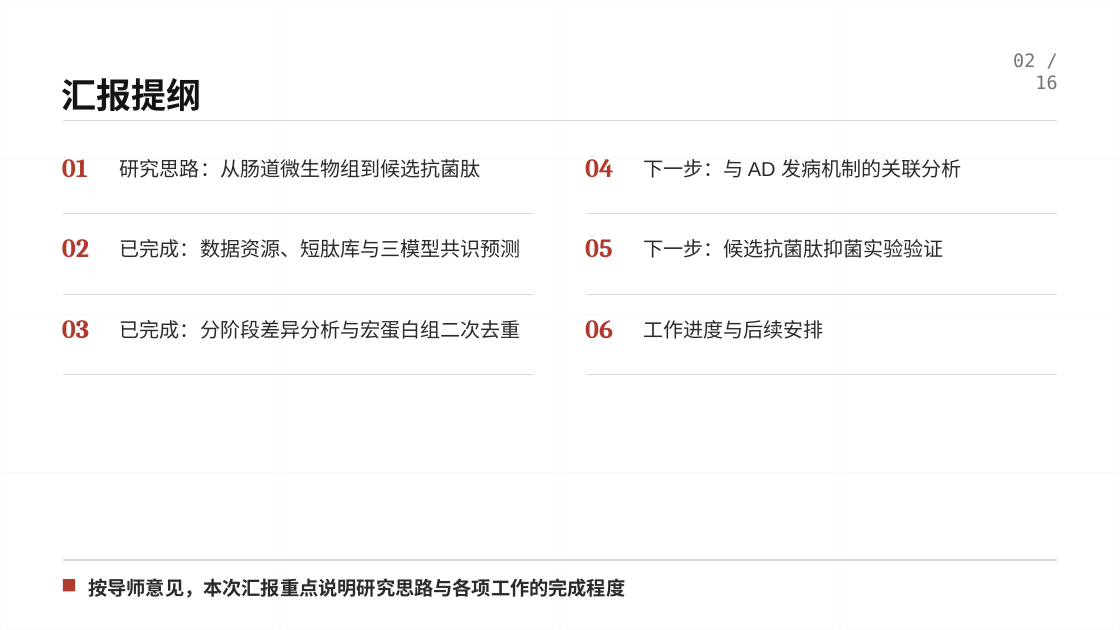
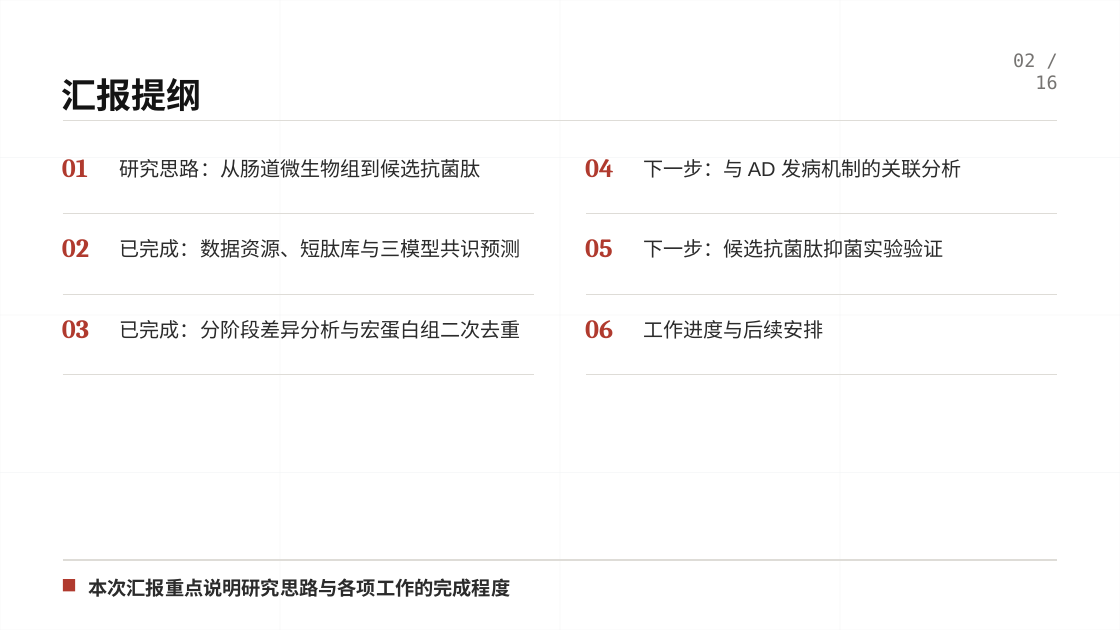
Before and after one commit to mqgg5630-cyber/zhongqi, a slide deck: slide 2 of deliverable/中期答辩_G_学术期刊风.pptx. Drawn at 1120x630 pixels with LibreOffice and Linux fonts; fonts in the diff are those of the drawing. Boxes give left, top, right and bottom in pixels: in the first picture for what was removed or moved away, otherwise in the second. Text is boxed around its words. In the diff, an @@ line names an element or a change of style, - is before the commit and + after.

Commit message:
feat: 中期表补 Ⅱ.导师指导情况与检查小组成员；PPT 全八版去掉"按导师意见"表述
- PPT：A/F/G/H 重新生成，全部 8 版不再出现"按导师意见/导师意见"；check_consistency 增加禁用词
- docx：新增 clone_row / insert_cell_paras 两个 op，build_ops 解析 # 导师指导情况 / # 检查小组成员
- verify_docx：新增 --blank-cells / --insert-cells / --row-insert 与 @模板段落 校验，两版 docx 均 RESULT: template format fully preserved
- 中期.docx 与 中期新.docx 内容一致；检查小组成员 6 人（含自动新增一行）
- 预览图 A/F/G/H 重出；README / code/README / deliverable/README 同步

```diff
--- a/deliverable/中期答辩_G_学术期刊风.pptx
+++ b/deliverable/中期答辩_G_学术期刊风.pptx
@@ text at (88,578,510,597): text changed @@
-按导师意见，本次汇报重点说明研究思路与各项工作的完成程度
+本次汇报重点说明研究思路与各项工作的完成程度
```
Also in this commit, not shown: 38 other files.
